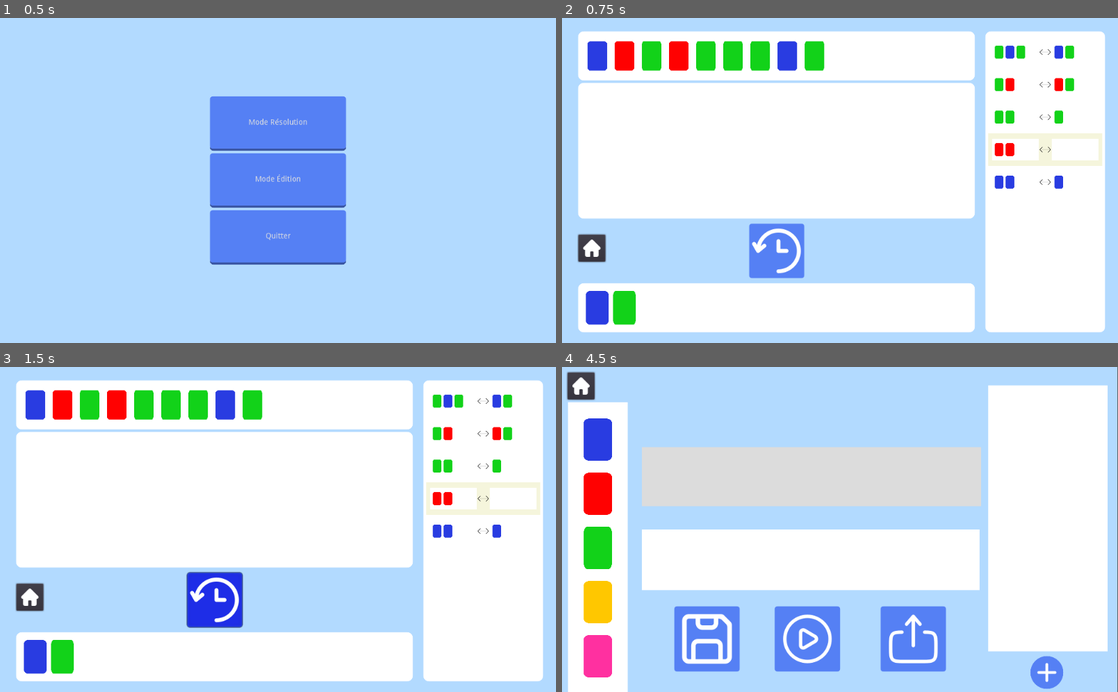
Above: before the commit, frames 1-4 (two rows, left to right).
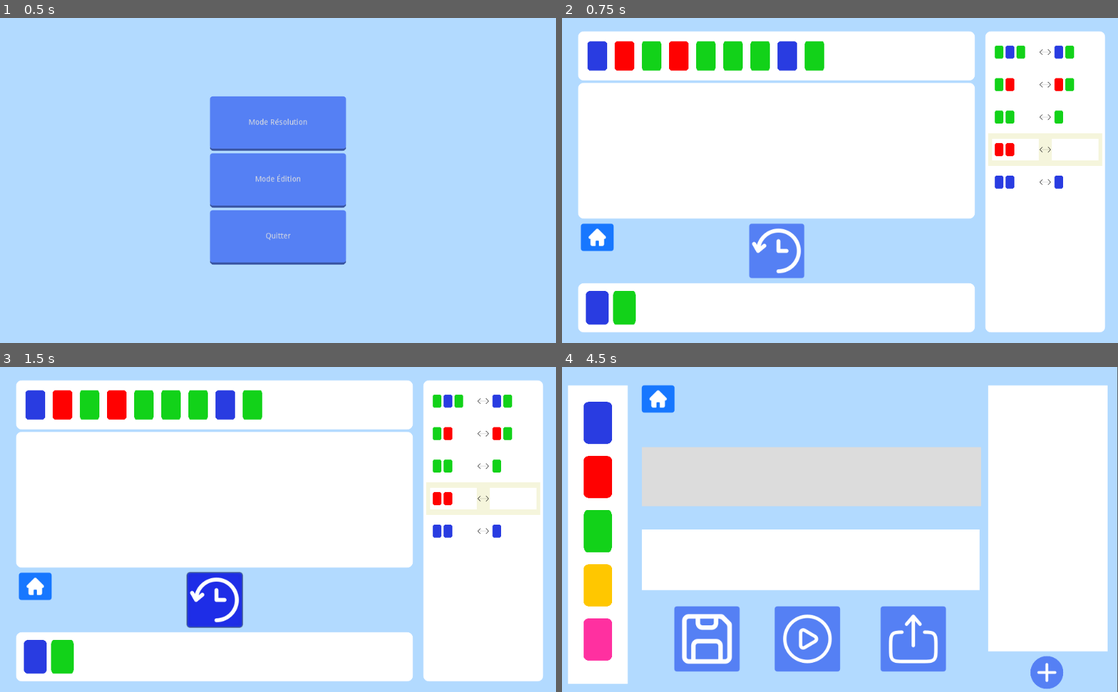
Above: after the commit, the same moments.

Repository: Pertatis/ProjetDomino
Game: Godot game, scene res://Scenes/Menus/MainMenu.tscn
Same seed, same stepped clock (60 frames per second), same inputs: the game is played once before the commit and once after it.
Inputs (mouse positions are in pixels of both pictures, inside the frame that each line leads up to; where the layout moved, square brackets give the same spot in the first picture):
- Up to frame 1 (0.5 s): no input
- Up to frame 2 (0.75 s): click "Mode Résolution" at 0.5 s
- Up to frame 3 (1.5 s): click (216, 601) at 1.25 s
- Up to frame 4 (4.5 s): click (778, 601) at 2 s; click (778, 601) at 2.75 s; click (595, 588) [589, 597] at 3.5 s; click "Mode Édition" at 4.25 s

Frame 1 is identical in both runs. In frame 2, 0.7% of the frame differs, in the area x 2-10%, y 63-76%; in frame 3, 0.7%; in frame 4, 4.0%, in the area x 0-21%, y 1-100%.

Commit message:
fixed history

Diff:
--- a/Global.gd
+++ b/Global.gd
@@ -95,8 +95,8 @@
 
 
 func make_level1():
-	var one = ['B','Y','R','P','G','B','R','G','Y','P']
-	var two = ['P','Y']
+	var one = ['B','R','R','Y','B','R','Y','Y','R']
+	var two = ['R','Y']
 	var regles:Array = []
 	var temp = []
 
@@ -105,13 +105,13 @@
 
 	regles.append(temp)
 	temp = []
-	temp.append(Array(['Y','R','P']))
-	temp.append(Array(['B','R']))
+	temp.append(Array(['Y','R','Y']))
+	temp.append(Array(['Y','R']))
 
 	regles.append(temp)
 	temp = []
-	temp.append(Array(['Y','P']))
-	temp.append(Array(['R','G']))
+	temp.append(Array(['Y','Y']))
+	temp.append(Array(['Y']))
 
 	regles.append(temp)
 	level1["Base"]=one.duplicate()
--- a/Scenes/Edition.tscn
+++ b/Scenes/Edition.tscn
@@ -60,6 +60,13 @@
 corner_radius_bottom_right = 5
 corner_radius_bottom_left = 5
 
+[sub_resource type="StyleBoxFlat" id=8]
+bg_color = Color( 0.0901961, 0.466667, 1, 1 )
+corner_radius_top_left = 5
+corner_radius_top_right = 5
+corner_radius_bottom_right = 5
+corner_radius_bottom_left = 5
+
 [node name="Fond" type="Node2D"]
 script = ExtResource( 7 )
 __meta__ = {
@@ -108,9 +115,9 @@
 
 [node name="PanelPalette" type="ColorRect" parent="PanelFond"]
 margin_left = -86.0
-margin_top = -50.0
+margin_top = -81.0
 margin_right = 24.0
-margin_bottom = 485.0
+margin_bottom = 470.0
 mouse_filter = 2
 
 [node name="DominoPaletteBleu" parent="PanelFond/PanelPalette" instance=ExtResource( 5 )]
@@ -199,10 +206,11 @@
 icon_align = 1
 
 [node name="Menu" type="Button" parent="."]
-margin_left = 10.0
-margin_top = 10.0
-margin_right = 60.0
-margin_bottom = 60.0
+margin_left = 147.0
+margin_top = 34.0
+margin_right = 207.0
+margin_bottom = 84.0
+custom_styles/normal = SubResource( 8 )
 icon = ExtResource( 6 )
 icon_align = 1
 
--- a/Scenes/Resolution.gd
+++ b/Scenes/Resolution.gd
@@ -229,14 +229,18 @@
 	base = Global.remove_whitespace(base)
 
 func add_element_to_history(array):
-	historique.append(Global.remove_whitespace(Array(array)))
+	historique.push_front(Global.remove_whitespace(Array(array)))
 	compteur_historique += 1
 
 	var instance_hist = historique_inst.instance()
 
 	ajouter_rond_historique(array,instance_hist)
 
-	instance_hist.position = $"%HistoriquePoint".position + (Vector2.DOWN * 60 * ($"%HistoriqueFond".get_child_count() - 1))
+	for element in $"%HistoriqueFond".get_children():
+		if not (element is Position2D):
+			element.position += Vector2.DOWN * 60
+
+	instance_hist.position = $"%HistoriquePoint".position
 
 	var label = instance_hist.get_children()[0].get_children()[0].get_children()[0]
 	label.text = str(compteur_historique)
@@ -246,8 +250,7 @@
 
 	# changement gui
 	$"%HistoriqueFond".rect_min_size += Vector2(0, 60)
-	yield(get_tree(), "idle_frame")
-	$"%ScrollContainer".scroll_vertical = $"%ScrollContainer".get_v_scrollbar().max_value
+
 
 func _on_Reinitialiser_pressed():
 	creer_niveau()
@@ -280,7 +283,7 @@
 	#remettre le compteur à index - 1
 	compteur_historique = index - 1
 	# mettre l'état courant à la ligne selectionné de l'historique
-	base = historique[int(label_ligne.text) - 1].duplicate()
+	base = historique[historique.size() - index].duplicate()
 	base = Global.remove_whitespace(base)
 	var instance
 	#enlever les dominos
@@ -294,19 +297,51 @@
 		instance.scale = Vector2(0.7, 0.7)
 		$Background/Base.add_child(instance)
 
-	#supprimer les lignes de l'historique de l'interface
-	for _i in range(index,$"%HistoriqueFond".get_child_count()):
-		$"%HistoriqueFond".remove_child($"%HistoriqueFond".get_child(index))
-		$"%HistoriqueFond".rect_min_size -= Vector2(0, 60)
+	#supprime l'historique
+	for element in $"%HistoriqueFond".get_children():
+		if not (element is Position2D):
+			$"%HistoriqueFond".remove_child(element)
+
+
 	#supprimer les lignes de l'historique de la variable
-	for i in range(index - 1,historique.size()):
-		historique.remove(index - 1)
+	for _i in range(historique.size() - index + 1):
+		historique.pop_front()
+
+	$"%HistoriqueFond".rect_min_size = Vector2(720,0)
+	compteur_historique = 1
+	print('------------------')
+	print('------------------')
+	print('------------------')
+
+	#redessiner tout l'historique
+	for element in historique:
+		print(element)
+		var instance_hist = historique_inst.instance()
+
+		ajouter_rond_historique(element,instance_hist)
+
+		for element_2 in $"%HistoriqueFond".get_children():
+			if not (element_2 is Position2D):
+				element_2.position += Vector2.DOWN * 60
+
+		instance_hist.position = $"%HistoriquePoint".position
+
+		var label = instance_hist.get_children()[0].get_children()[0].get_children()[0]
+		label.text = str(compteur_historique)
+
+		compteur_historique += 1
+
+		instance_hist.connect("ligne_historique_clicked",self,"ligne_historique_handle")
+		$"%HistoriqueFond".add_child(instance_hist)
+
+		$"%HistoriqueFond".rect_min_size += Vector2(0, 60)
+
+	print(historique)
 
 func ajouter_rond_historique(array,inst_historique):
 	var position2d = inst_historique.get_children()[0].get_children()[1].get_children()[0]
 	var instance_rond
 	for element in array:
-		print(position2d.get_parent())
 		instance_rond = rond_historique.instance()
 		instance_rond.modulate = Global.get_rond_color(element)
 		instance_rond.position = position2d.position + (Vector2.RIGHT * 35 * (position2d.get_parent().get_child_count() - 1))
--- a/Scenes/Resolution.tscn
+++ b/Scenes/Resolution.tscn
@@ -29,6 +29,13 @@
 
 [sub_resource type="StyleBoxFlat" id=9]
 bg_color = Color( 0.333333, 0.501961, 0.956863, 1 )
+corner_radius_top_left = 5
+corner_radius_top_right = 5
+corner_radius_bottom_right = 5
+corner_radius_bottom_left = 5
+
+[sub_resource type="StyleBoxFlat" id=10]
+bg_color = Color( 0.0901961, 0.466667, 1, 1 )
 corner_radius_top_left = 5
 corner_radius_top_right = 5
 corner_radius_bottom_right = 5
@@ -112,10 +119,11 @@
 icon_align = 1
 
 [node name="Menu" type="Button" parent="Background"]
-margin_left = 30.0
-margin_top = 400.0
-margin_right = 80.0
-margin_bottom = 450.0
+margin_left = 35.0
+margin_top = 380.0
+margin_right = 95.0
+margin_bottom = 430.0
+custom_styles/normal = SubResource( 10 )
 icon = ExtResource( 2 )
 icon_align = 1
 
--- a/Scenes/Test.tscn
+++ b/Scenes/Test.tscn
@@ -53,6 +53,13 @@
 
 [sub_resource type="StyleBoxFlat" id=7]
 bg_color = Color( 0.333333, 0.501961, 0.956863, 1 )
+corner_radius_top_left = 5
+corner_radius_top_right = 5
+corner_radius_bottom_right = 5
+corner_radius_bottom_left = 5
+
+[sub_resource type="StyleBoxFlat" id=8]
+bg_color = Color( 0.0901961, 0.466667, 1, 1 )
 corner_radius_top_left = 5
 corner_radius_top_right = 5
 corner_radius_bottom_right = 5
@@ -139,8 +146,9 @@
 [node name="Menu" type="Button" parent="Background"]
 margin_left = 36.0
 margin_top = 408.0
-margin_right = 86.0
+margin_right = 96.0
 margin_bottom = 458.0
+custom_styles/normal = SubResource( 8 )
 icon = ExtResource( 3 )
 icon_align = 1
 
Not shown: 1 places in Scenes/Edition.tscn that only renumber resources
Not shown: 1 places in Scenes/Resolution.tscn that only renumber resources
Not shown: 1 places in Scenes/Test.tscn that only renumber resources
